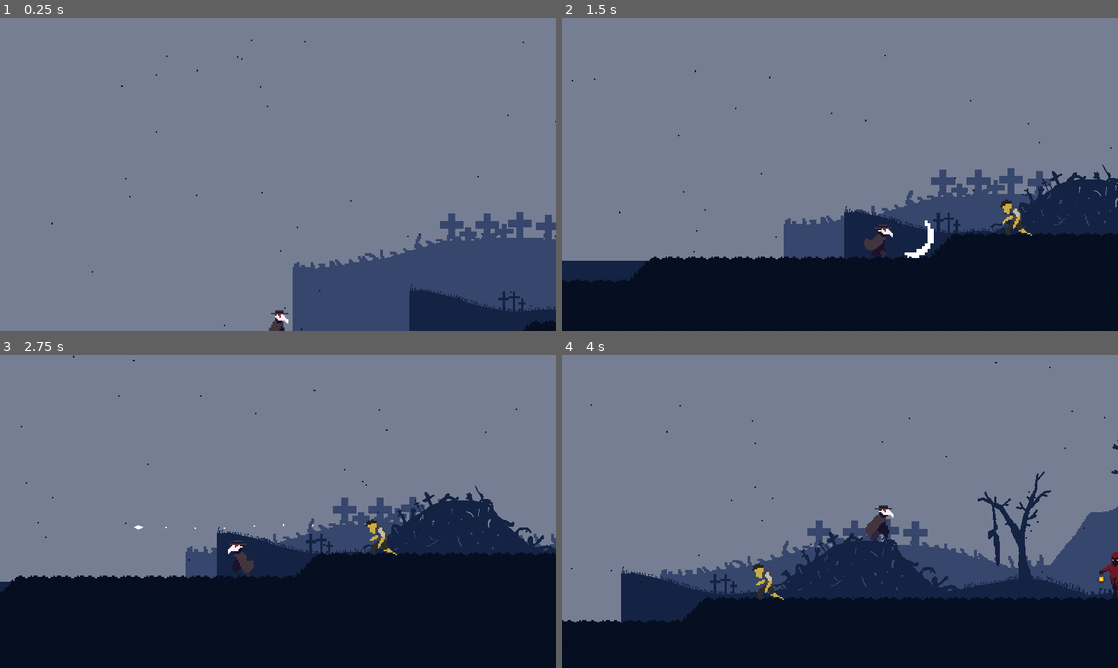
Above: before the commit, frames 1-4 (two rows, left to right).
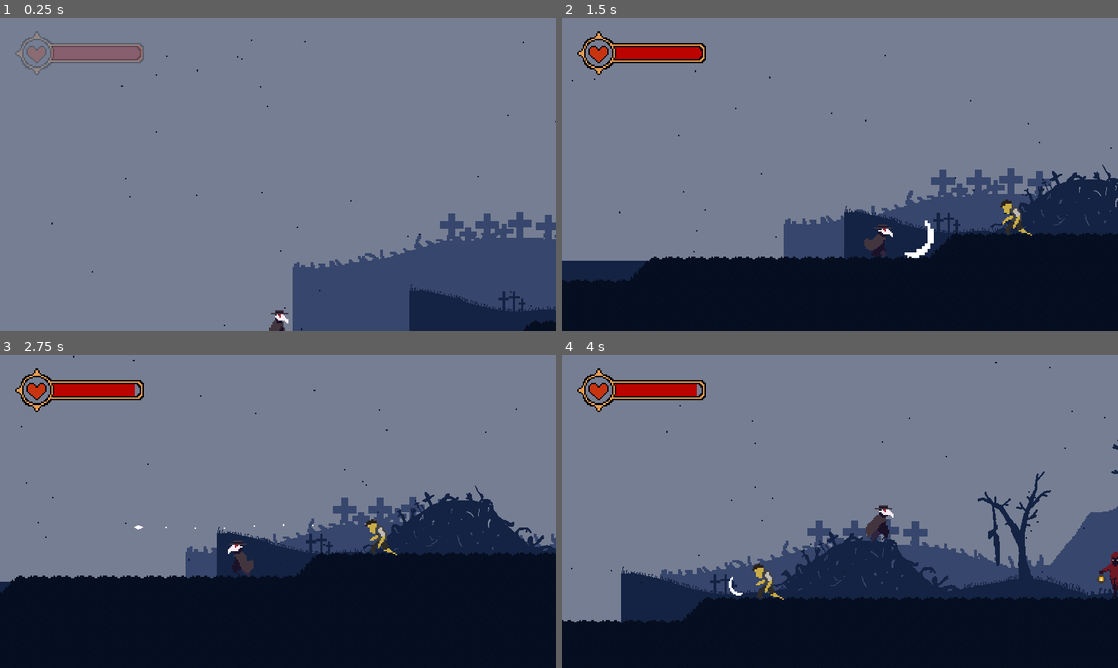
Above: after the commit, the same moments.

Repository: UVASGD/spring-2024-metroidvania
Game: Godot game, scene res://Scenes/Stages/world.tscn
Same seed, same stepped clock (60 frames per second), same inputs: the game is played once before the commit and once after it.
Inputs (mouse positions are in pixels of both pictures, inside the frame that each line leads up to):
- Up to frame 1 (0.25 s): no input
- Up to frame 2 (1.5 s): move the mouse to (962, 158) at 0.52 s; hold D (move_right) from 0.53 s (still down); tap E (interact) at 0.6 s; tap Space (jump) at 0.77 s; move the mouse to (728, 190) at 1.27 s; click (728, 190) at 1.35 s
- Up to frame 3 (2.75 s): tap Space (jump) at 1.52 s; tap E (interact) at 1.55, 2.3 s; move the mouse to (333, 442) at 2.02 s; release D (move_right) at 2.03 s; hold A (move_left) from 2.03 s (still down); right-click (333, 442) at 2.1 s
- Up to frame 4 (4 s): move the mouse to (812, 574) at 2.77 s; release A (move_left) at 2.78 s; hold D (move_right) from 2.78 s (still down); tap Shift (dash) at 2.85 s; tap Space (jump) at 3.02, 3.77 s; tap E (interact) at 3.05, 3.6 s; move the mouse to (1006, 558) at 3.52 s

The runs differ from the first frame. In frame 1, 1.5% of the frame differs, in the area x 2-26%, y 4-19%; in frame 2, 1.5%; in frame 3, 1.4%; in frame 4, 1.5%, in the area x 2-33%, y 4-77%.

Commit message:
enemy attacks

Diff:
--- a/Scenes/Enemies/enemy_villager.gd
+++ b/Scenes/Enemies/enemy_villager.gd
@@ -1,10 +1,22 @@
 extends EnemyBase
 class_name EnemyVillager
+
+@onready var attack_timer : Node = $AttackTimer
+
+@onready var villager_attack : PackedScene = preload("res://Scenes/Enemies/enemy_villager_attack.tscn")
+
+@onready var direction_facing = -1
+@onready var in_range : bool = false
+
+func _ready():
+	attack_timer.one_shot = true
+	attack_timer.wait_time = 1.5
 
 func _physics_process(delta):
 	#update_anims(SPEED)
 	do_movement(delta)
-	pass
+	if in_range and attack_timer.is_stopped():
+		attack()
 
 func do_movement(delta):
 	VELOCITY += SPEED * 15
@@ -15,6 +27,17 @@
 
 func attack():
 	anim_player.play("attack")
+	#spawn_attack()
+
+func spawn_attack():
+	var attack_inst = villager_attack.instantiate()
+	attack_inst.direction_facing = self.direction_facing
+	attack_inst.global_position = self.global_position + Vector2(20 * direction_facing, -10)
+	get_parent().add_child(attack_inst)
+	attack_timer.start()
 
 func _on_detect_player_area_entered(_area):
-	attack()
+	in_range = true
+
+func _on_detect_player_area_exited(_area):
+	in_range = false
--- a/Scenes/Enemies/enemy_villager.tscn
+++ b/Scenes/Enemies/enemy_villager.tscn
@@ -6,22 +6,6 @@
 
 [sub_resource type="RectangleShape2D" id="RectangleShape2D_ygyav"]
 size = Vector2(22, 27)
-
-[sub_resource type="Animation" id="Animation_rqwqw"]
-resource_name = "idle"
-length = 0.7
-tracks/0/type = "value"
-tracks/0/imported = false
-tracks/0/enabled = true
-tracks/0/path = NodePath("Sprite2D:frame")
-tracks/0/interp = 1
-tracks/0/loop_wrap = true
-tracks/0/keys = {
-"times": PackedFloat32Array(0, 0.1, 0.2, 0.3, 0.4, 0.5, 0.6),
-"transitions": PackedFloat32Array(1, 1, 1, 1, 1, 1, 1),
-"update": 1,
-"values": [0, 1, 2, 3, 4, 5, 6]
-}
 
 [sub_resource type="Animation" id="Animation_bs6fy"]
 length = 0.001
@@ -52,6 +36,36 @@
 "transitions": PackedFloat32Array(1, 1, 1, 1, 1, 1),
 "update": 1,
 "values": [24, 25, 26, 27, 28, 29]
+}
+tracks/1/type = "method"
+tracks/1/imported = false
+tracks/1/enabled = true
+tracks/1/path = NodePath(".")
+tracks/1/interp = 1
+tracks/1/loop_wrap = true
+tracks/1/keys = {
+"times": PackedFloat32Array(0.2),
+"transitions": PackedFloat32Array(1),
+"values": [{
+"args": [],
+"method": &"spawn_attack"
+}]
+}
+
+[sub_resource type="Animation" id="Animation_rqwqw"]
+resource_name = "idle"
+length = 0.7
+tracks/0/type = "value"
+tracks/0/imported = false
+tracks/0/enabled = true
+tracks/0/path = NodePath("Sprite2D:frame")
+tracks/0/interp = 1
+tracks/0/loop_wrap = true
+tracks/0/keys = {
+"times": PackedFloat32Array(0, 0.1, 0.2, 0.3, 0.4, 0.5, 0.6),
+"transitions": PackedFloat32Array(1, 1, 1, 1, 1, 1, 1),
+"update": 1,
+"values": [0, 1, 2, 3, 4, 5, 6]
 }
 
 [sub_resource type="AnimationLibrary" id="AnimationLibrary_ydxbm"]
@@ -93,6 +107,9 @@
 position = Vector2(-28, -21.5)
 shape = SubResource("RectangleShape2D_jn4ay")
 
+[node name="AttackTimer" type="Timer" parent="." index="5"]
+
 [connection signal="area_entered" from="DetectPlayer" to="." method="_on_detect_player_area_entered"]
+[connection signal="area_exited" from="DetectPlayer" to="." method="_on_detect_player_area_exited"]
 
 [editable path="Hurtbox"]
--- /dev/null
+++ b/Scenes/Enemies/enemy_villager_attack.gd
@@ -0,0 +1,21 @@
+extends Hitbox
+
+@onready var sprite : Node = $Sprite2D
+@onready var anim_player : Node = $AnimationPlayer
+@onready var parent : Node2D = null
+
+@onready var direction_facing
+
+func _ready():
+	if direction_facing < 0:
+		sprite.flip_h = 1
+	else:
+		sprite.flip_h = 0
+	anim_player.play("attack")
+	await anim_player.animation_finished
+	self.queue_free()
+
+func _process(_delta):
+	#if parent != null:
+		#self.global_position = parent.global_position + Vector2(25 * self.direction_facing, -15)
+	pass
--- /dev/null
+++ b/Scenes/Enemies/enemy_villager_attack.tscn
@@ -0,0 +1,64 @@
+[gd_scene load_steps=8 format=3 uid="uid://bt4m4mev1wjd1"]
+
+[ext_resource type="PackedScene" uid="uid://btsltmgtajvmd" path="res://Scenes/hitbox.tscn" id="1_ur085"]
+[ext_resource type="Texture2D" uid="uid://dmf2j8rauwijv" path="res://Assets/Sprites/Player/PlayerAttackSpritesheet.png" id="2_cwyt2"]
+[ext_resource type="Script" path="res://Scenes/Enemies/enemy_villager_attack.gd" id="2_msb0w"]
+
+[sub_resource type="CircleShape2D" id="CircleShape2D_1fg6o"]
+radius = 8.0
+
+[sub_resource type="Animation" id="Animation_k5sic"]
+resource_name = "attack"
+length = 0.6
+tracks/0/type = "value"
+tracks/0/imported = false
+tracks/0/enabled = true
+tracks/0/path = NodePath("Sprite2D:frame")
+tracks/0/interp = 1
+tracks/0/loop_wrap = true
+tracks/0/keys = {
+"times": PackedFloat32Array(0, 0.1, 0.2, 0.3, 0.4, 0.5),
+"transitions": PackedFloat32Array(1, 1, 1, 1, 1, 1),
+"update": 1,
+"values": [2, 2, 2, 2, 2, 2]
+}
+
+[sub_resource type="Animation" id="Animation_0d70j"]
+length = 0.001
+tracks/0/type = "value"
+tracks/0/imported = false
+tracks/0/enabled = true
+tracks/0/path = NodePath("Sprite2D:frame")
+tracks/0/interp = 1
+tracks/0/loop_wrap = true
+tracks/0/keys = {
+"times": PackedFloat32Array(0),
+"transitions": PackedFloat32Array(1),
+"update": 1,
+"values": [2]
+}
+
+[sub_resource type="AnimationLibrary" id="AnimationLibrary_4bxqa"]
+_data = {
+"RESET": SubResource("Animation_0d70j"),
+"attack": SubResource("Animation_k5sic")
+}
+
+[node name="EnemyVillagerAttack" instance=ExtResource("1_ur085")]
+collision_layer = 16
+collision_mask = 2
+script = ExtResource("2_msb0w")
+
+[node name="CollisionShape2D" parent="." index="0"]
+shape = SubResource("CircleShape2D_1fg6o")
+
+[node name="Sprite2D" type="Sprite2D" parent="." index="1"]
+texture = ExtResource("2_cwyt2")
+hframes = 8
+vframes = 8
+frame = 2
+
+[node name="AnimationPlayer" type="AnimationPlayer" parent="." index="2"]
+libraries = {
+"": SubResource("AnimationLibrary_4bxqa")
+}
--- a/Scenes/Interface/player_hud.tscn
+++ b/Scenes/Interface/player_hud.tscn
@@ -6,10 +6,14 @@
 
 [node name="PlayerHUD" type="CanvasLayer"]
 
-[node name="TextureProgressBar" type="TextureProgressBar" parent="."]
+[node name="Health" type="Node2D" parent="."]
+position = Vector2(28, 25)
+scale = Vector2(1.5, 1.5)
+
+[node name="HealthBar" type="TextureProgressBar" parent="Health"]
 offset_left = 52.0
 offset_top = 16.0
-offset_right = 95.0
+offset_right = 116.0
 offset_bottom = 56.0
 scale = Vector2(2, 2)
 value = 100.0
@@ -17,7 +21,7 @@
 texture_progress = ExtResource("3_wgx0v")
 tint_progress = Color(0.929412, 0.054902, 0, 1)
 
-[node name="Sprite2D" type="Sprite2D" parent="."]
+[node name="HealthIcon" type="Sprite2D" parent="Health"]
 position = Vector2(32, 32)
 scale = Vector2(2, 2)
 texture = ExtResource("1_nie2j")
--- a/Scenes/Player/player.gd
+++ b/Scenes/Player/player.gd
@@ -12,6 +12,9 @@
 @onready var dash_timer : Node = $DashTimer
 @onready var attack_timer : Node = $AttackTimer
 @onready var interaction_area : Node = $InteractArea
+@onready var player_hud : Node = $PlayerHUD
+@onready var health : Node = $PlayerHUD/Health
+@onready var health_bar : Node = $PlayerHUD/Health/HealthBar
 
 @onready var max_health : int = 100
 @onready var current_health : int = max_health
@@ -36,6 +39,7 @@
 @onready var world : Node = get_parent()
 
 func _ready():
+	health.modulate = Color(1, 1, 1, 0)
 	attack_timer.one_shot = true
 	attack_timer.wait_time = 0.75
 	dash_timer.wait_time = 1.0
@@ -45,6 +49,7 @@
 	get_inputs()
 	update_anims(SPEED)
 	do_movement(delta)
+	hud()
 
 func get_inputs():
 	if game_start:
@@ -169,3 +174,12 @@
 		direction_facing = -1
 	elif input_axis > 0:
 		direction_facing = 1
+
+func hud():
+	health_bar.value = self.current_health
+	if is_interacting and health.modulate == Color(1, 1, 1):
+		var tween = create_tween()
+		tween.tween_property(health, "modulate", Color(1, 1, 1, 0), 1)
+	if !is_interacting and health.modulate == Color(1, 1, 1, 0) and game_start:
+		var tween = create_tween()
+		tween.tween_property(health, "modulate", Color(1, 1, 1), 1)
--- a/Scenes/Player/player.tscn
+++ b/Scenes/Player/player.tscn
@@ -1,7 +1,8 @@
-[gd_scene load_steps=13 format=3 uid="uid://dpxt2ugpyaslm"]
+[gd_scene load_steps=14 format=3 uid="uid://dpxt2ugpyaslm"]
 
 [ext_resource type="Script" path="res://Scenes/Player/player.gd" id="1_63i3x"]
 [ext_resource type="Texture2D" uid="uid://bt2rc7ai6dilx" path="res://Assets/Sprites/Player/PlayerSpritesheet.png" id="2_hfi1l"]
+[ext_resource type="PackedScene" uid="uid://duq5u2y1cxl7o" path="res://Scenes/Interface/player_hud.tscn" id="4_2palu"]
 [ext_resource type="PackedScene" uid="uid://d4imk8o8pdsl1" path="res://Scenes/hurtbox.tscn" id="8_lervm"]
 
 [sub_resource type="RectangleShape2D" id="RectangleShape2D_7hf7u"]
@@ -145,6 +146,8 @@
 position = Vector2(0, -14.9916)
 shape = SubResource("RectangleShape2D_d3v2r")
 
+[node name="PlayerHUD" parent="." instance=ExtResource("4_2palu")]
+
 [connection signal="area_entered" from="Hurtbox" to="." method="_on_hurtbox_area_entered"]
 [connection signal="area_entered" from="InteractArea" to="." method="_on_interact_area_area_entered"]
 [connection signal="area_exited" from="InteractArea" to="." method="_on_interact_area_area_exited"]
